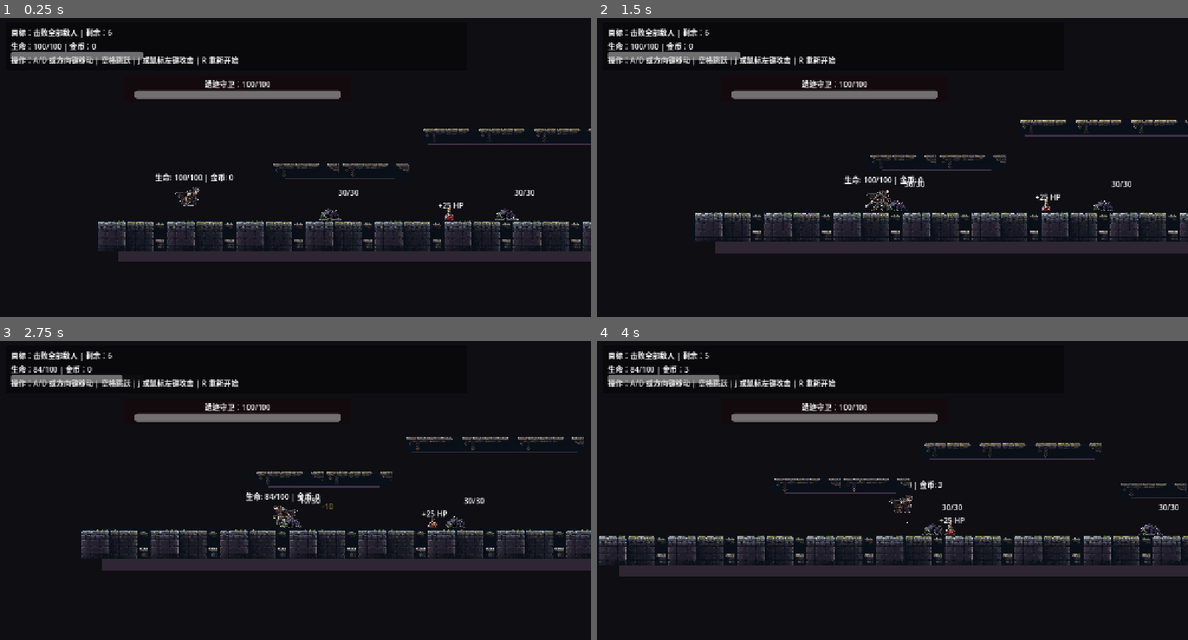
Above: before the commit, frames 1-4 (two rows, left to right).
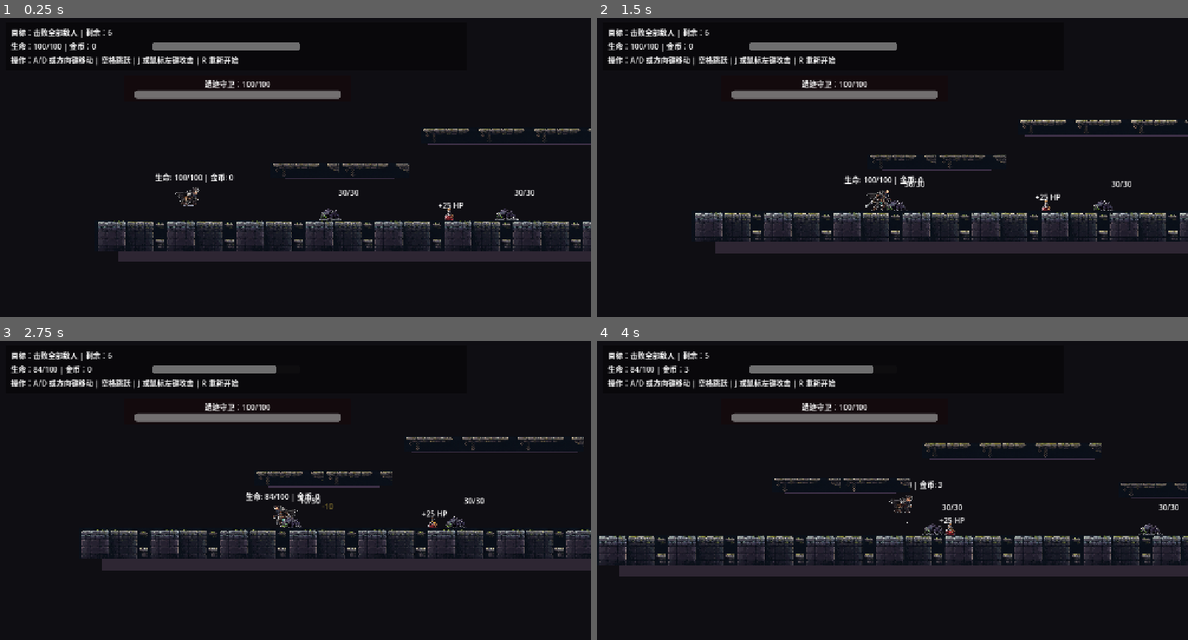
Above: after the commit, the same moments.

Repository: 98longq/relicbound
Game: Godot game, scene res://scenes/levels/test_level.tscn
Two runs of this game, one before a commit and one after it. Both use one fixed random seed, a clock stepped at 60 frames per second and the inputs below.
Inputs (mouse positions are in pixels of both pictures, inside the frame that each line leads up to):
- Up to frame 1 (0.25 s): no input
- Up to frame 2 (1.5 s): tap Enter (ui_accept) at 0.5, 0.77 s; move the mouse to (1022, 167) at 0.52 s; hold R 0.53-1.28 s; hold Right (ui_right) from 0.53 s (still down); click (1022, 167) at 0.67 s; move the mouse to (774, 200) at 1.27 s; tap Space at 1.35 s
- Up to frame 3 (2.75 s): tap Enter (ui_accept) at 1.52 s; move the mouse to (354, 433) at 2.02 s; release Right (ui_right) at 2.03 s; hold Left (ui_left) from 2.03 s (still down); hold J from 2.03 s (still down)
- Up to frame 4 (4 s): move the mouse to (862, 571) at 2.77 s; release Left (ui_left) at 2.78 s; release J at 2.78 s; hold Right (ui_right) from 2.78 s (still down); tap R at 2.85 s; click (862, 571) at 2.92 s; tap Enter (ui_accept) at 3.02, 3.77 s; move the mouse to (1069, 556) at 3.52 s; hold Space from 3.53 s (still down)

The runs differ from the first frame. In frame 1, 1.2% of the frame differs, in the area x 1-51%, y 8-15%; in frame 2, 1.2%; in frame 3, 1.0%; in frame 4, 1.0%.

Commit message:
Tune dynamic HUD bars and result layout

Diff:
--- a/scripts/systems/level_controller.gd
+++ b/scripts/systems/level_controller.gd
@@ -55,10 +55,10 @@
 
 	player_health_bar = ProgressBar.new()
 	player_health_bar.name = "PlayerHealthBar"
-	player_health_bar.offset_left = 24.0
-	player_health_bar.offset_top = 76.0
-	player_health_bar.offset_right = 310.0
-	player_health_bar.offset_bottom = 94.0
+	player_health_bar.offset_left = 330.0
+	player_health_bar.offset_top = 56.0
+	player_health_bar.offset_right = 650.0
+	player_health_bar.offset_bottom = 74.0
 	player_health_bar.min_value = 0.0
 	player_health_bar.max_value = 100.0
 	player_health_bar.value = 100.0
@@ -202,7 +202,14 @@
 
 func _show_result(title: String, body: String) -> void:
 	_set_result_visible(true)
+
+	if result_panel != null:
+		result_panel.offset_top = 210.0
+		result_panel.offset_bottom = 420.0
+
 	if result_label != null:
+		result_label.offset_top = 232.0
+		result_label.offset_bottom = 395.0
 		result_label.text = "%s\n%s" % [title, body]
 
 
